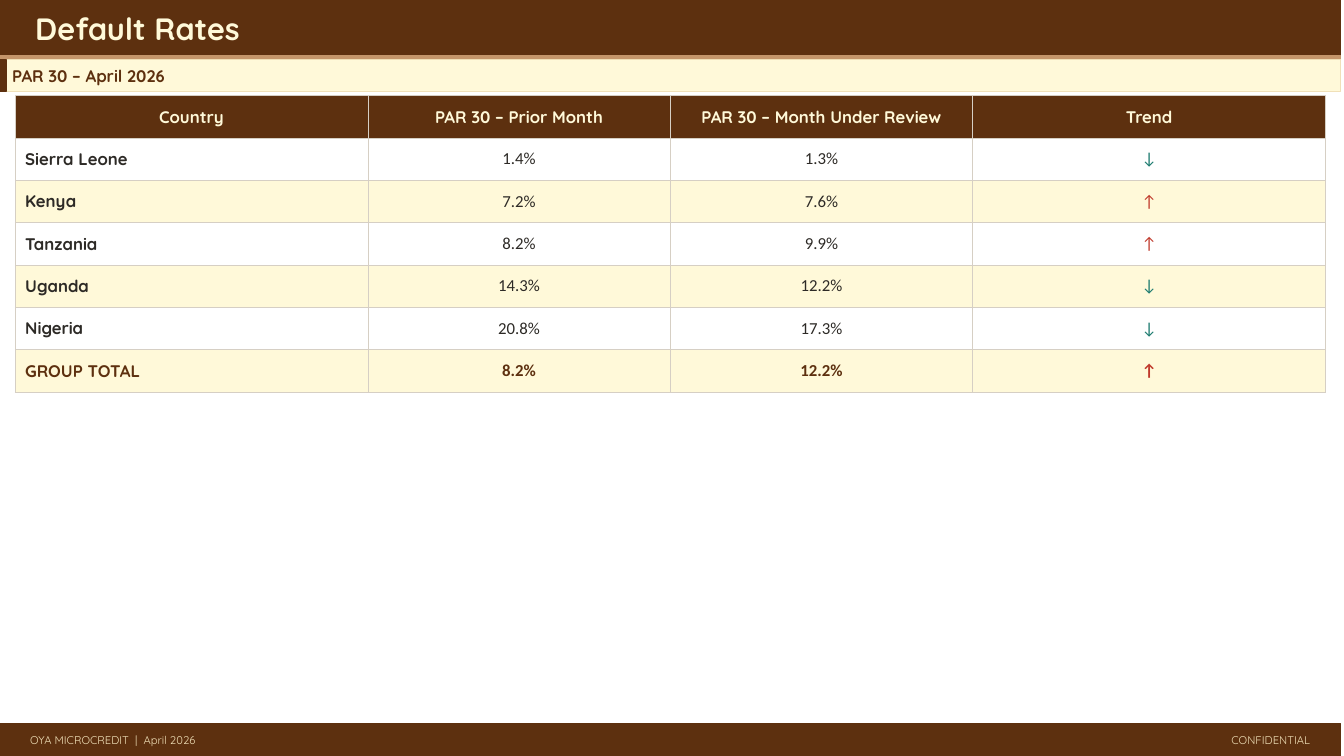
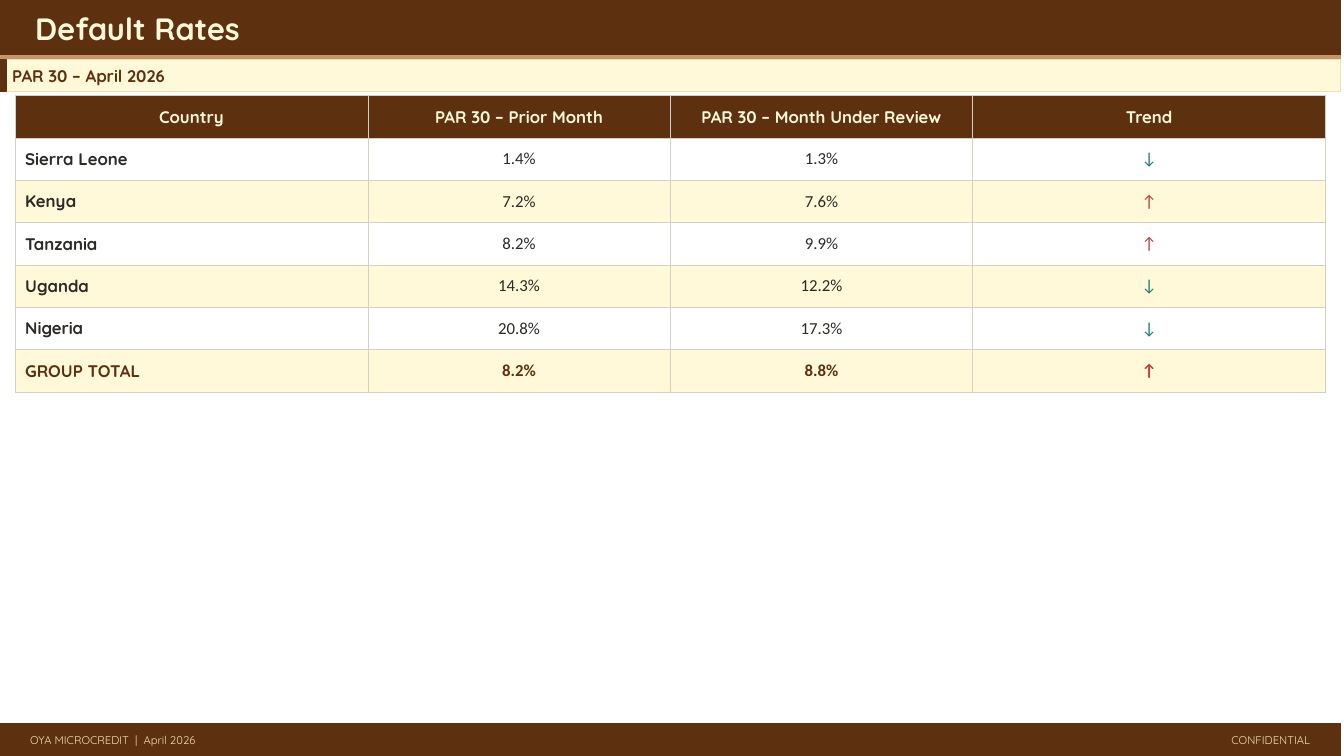
Before and after one commit to ikyei/oya-monthly, a slide deck: slide 9 of reports/2026-04.pptx. Drawn at 1344x756 pixels with LibreOffice and Linux fonts; fonts in the diff are those of the drawing. Boxes give left, top, right and bottom in pixels: in the first picture for what was removed or moved away, otherwise in the second. Text is boxed around its words. In the diff, an @@ line names an element or a change of style, - is before the commit and + after.

```diff
--- a/reports/2026-04.pptx
+++ b/reports/2026-04.pptx
@@ table at (15, 96, 1326, 381) @@
-row 7, column 3: 12.2%
+row 7, column 3: 8.8%
```
Also in this commit, not shown: 4 other slides changed, 3 other files.
